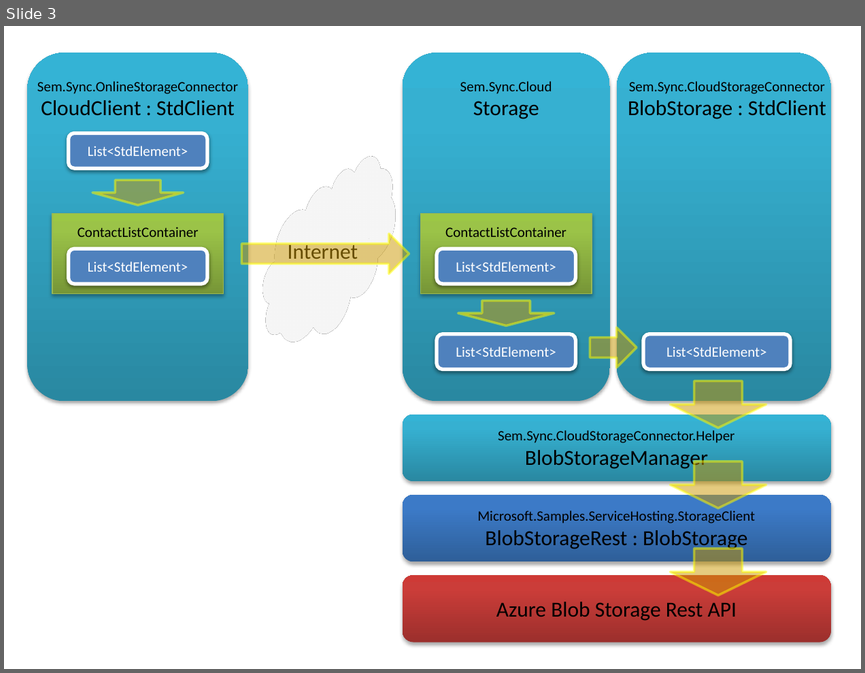
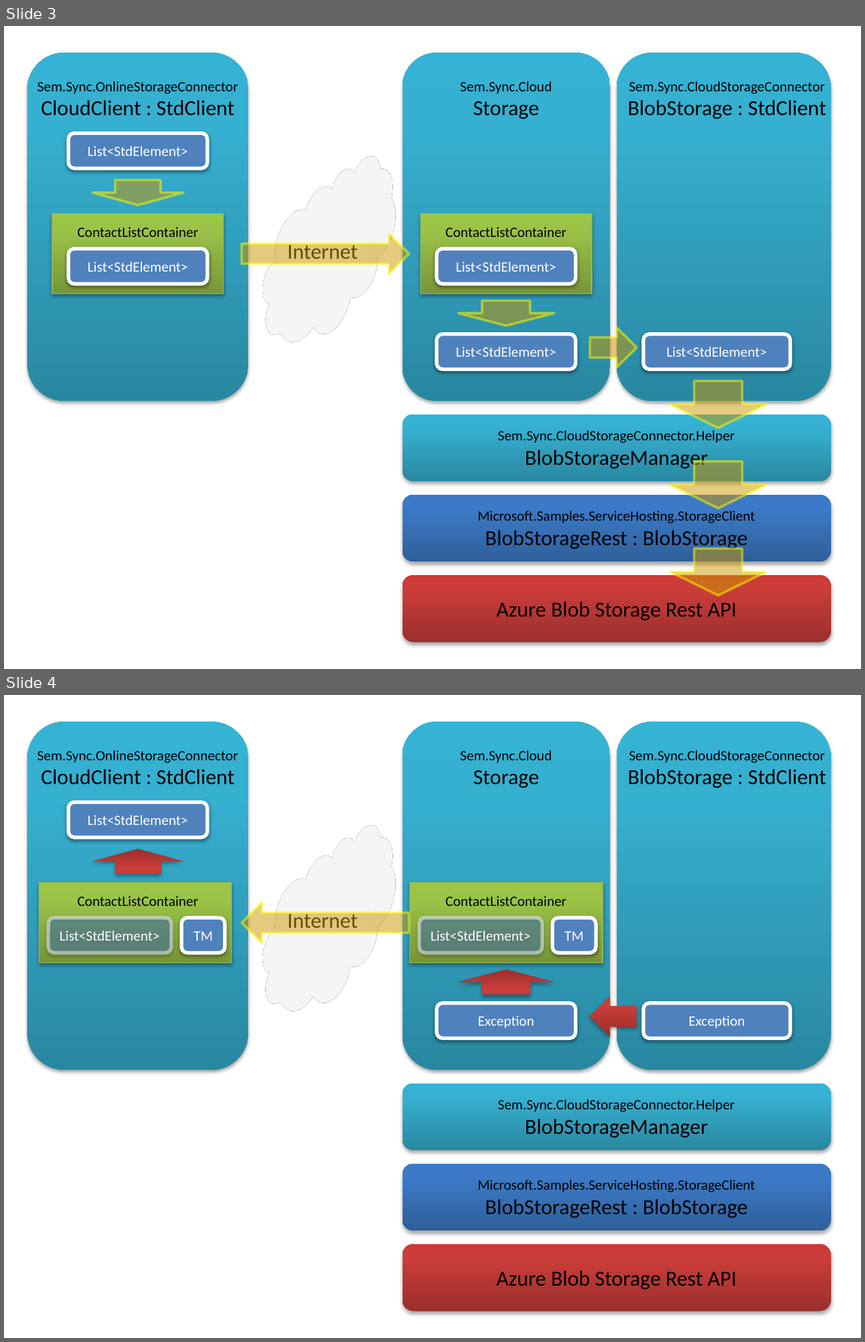
Before and after one commit to Interface007/-Sem.Sync, a slide deck: Misc files/Documentation-Diagrams-2.pptx. Shown one above the other, each under a label of ours: slide 3 before the commit, slides 3 and 4 after it. The pictures are 865x673 and 865x1342 pixels, drawn with LibreOffice and Linux fonts; fonts in the diff are those of the drawing. Boxes give left, top, right and bottom in pixels: in the first picture for what was removed or moved away, otherwise in the second. Text is boxed around its words. In the diff, an @@ line names an element or a change of style, - is before the commit and + after.

```diff
--- a/Misc files/Documentation-Diagrams-2.pptx
+++ b/Misc files/Documentation-Diagrams-2.pptx
@@ slide 4 added at (4, 695, 861, 1338), background #FFFFFF @@
@@ rounded rectangle added at (27, 722, 248, 1070), fill gradient #2A88A2 to #37B1D2 to #34B4D6 @@
@@ rounded rectangle added at (402, 722, 610, 1070), fill gradient #2A88A2 to #37B1D2 to #34B4D6 @@
@@ rounded rectangle added at (617, 722, 831, 1070), fill gradient #2A88A2 to #37B1D2 to #34B4D6 @@
@@ text added at (37, 750, 238, 785), 12 pt, text #000000 @@
+Sem.Sync.OnlineStorageConnector
+CloudClient : StdClient
@@ text added at (460, 750, 552, 788), 12 pt, text #000000 @@
+Sem.Sync.Cloud
+Storage
@@ text added at (628, 750, 826, 788), 12 pt, text #000000 @@
+Sem.Sync.CloudStorageConnector BlobStorage : StdClient
@@ rounded rectangle added at (68, 802, 207, 837), fill #4F81BD, outline #FFFFFF 3 pt, 12 pt, text #FFFFFF @@
+List<StdElement>
@@ cloud added at (235, 830, 423, 1018), fill #F2F2F2, outline #595959 2 pt, 18 pt, text #000000 @@
+Internet
@@ down arrow added at (92, 849, 183, 874), fill gradient #9C2F2D to #CB3E3A to #CE3B37 @@
@@ rectangle added at (39, 883, 232, 963), fill gradient #779737 to #9BC348 to #9DC746, outline #98B955 0.75 pt @@
@@ text added at (77, 896, 198, 906), 12 pt, text #000000 @@
+ContactListContainer
@@ rectangle added at (410, 883, 603, 963), fill gradient #779737 to #9BC348 to #9DC746, outline #98B955 0.75 pt @@
@@ text added at (445, 896, 566, 906), 12 pt, text #000000 @@
+ContactListContainer
@@ rounded rectangle added at (49, 918, 172, 953), fill #4F81BD at 50% opacity, outline #FFFFFF 3 pt, 12 pt, text #FFFFFF @@
+List<StdElement>
@@ rounded rectangle added at (181, 918, 225, 953), fill #4F81BD, outline #FFFFFF 3 pt, 12 pt, text #FFFFFF @@
+TM
@@ right arrow added at (241, 902, 409, 943), fill #CC9900 at 50% opacity, outline #FFFF00 2 pt @@
@@ rounded rectangle added at (419, 918, 543, 953), fill #4F81BD at 50% opacity, outline #FFFFFF 3 pt, 12 pt, text #FFFFFF @@
+List<StdElement>
@@ rounded rectangle added at (552, 918, 596, 953), fill #4F81BD, outline #FFFFFF 3 pt, 12 pt, text #FFFFFF @@
+TM
@@ down arrow added at (458, 969, 554, 994), fill gradient #9C2F2D to #CB3E3A to #CE3B37 @@
@@ right arrow added at (590, 997, 637, 1037), fill gradient #9C2F2D to #CB3E3A to #CE3B37 @@
@@ rounded rectangle added at (436, 1002, 575, 1038), fill #4F81BD, outline #FFFFFF 3 pt, 12 pt, text #FFFFFF @@
+Exception
@@ rounded rectangle added at (643, 1002, 789, 1038), fill #4F81BD, outline #FFFFFF 3 pt, 12 pt, text #FFFFFF @@
+Exception
@@ rounded rectangle added at (402, 1083, 831, 1150), fill gradient #2A88A2 to #37B1D2 to #34B4D6, 12 pt, text #000000 @@
+Sem.Sync.CloudStorageConnector.Helper
+BlobStorageManager
@@ rounded rectangle added at (402, 1164, 831, 1231), fill gradient #2F5F99 to #3D7CC7 to #3A7CCB, 12 pt, text #000000 @@
+Microsoft.Samples.ServiceHosting.StorageClient
+BlobStorageRest : BlobStorage
@@ rounded rectangle added at (402, 1244, 831, 1311), fill gradient #9C2F2D to #CB3E3A to #CE3B37, 18 pt, text #000000 @@
+Azure Blob Storage Rest API
```
Also in this commit, not shown: 1 other file.
